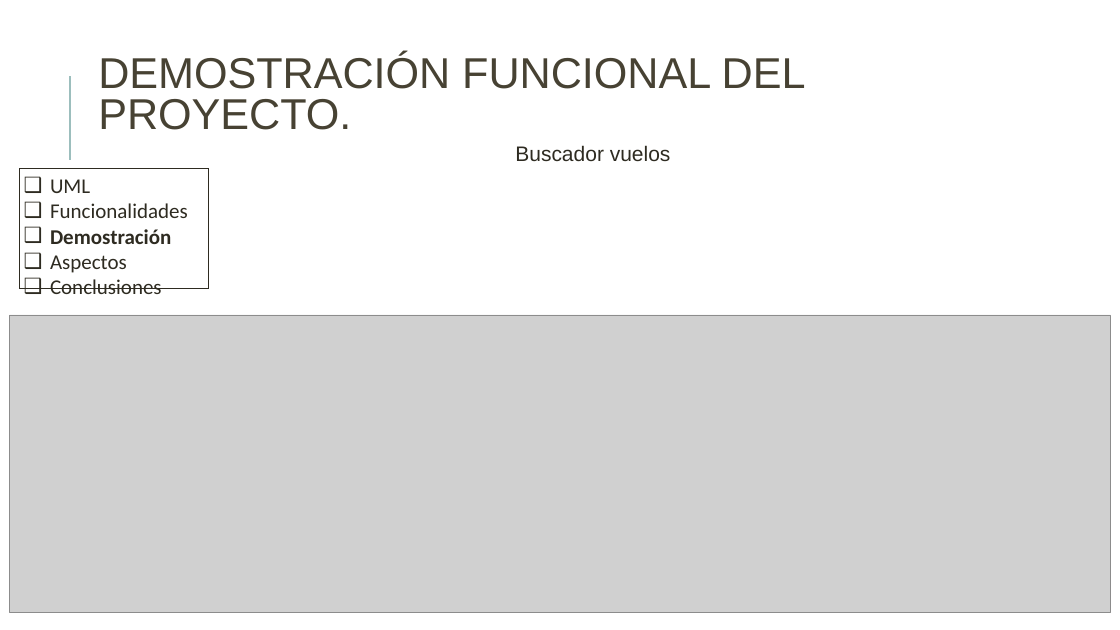
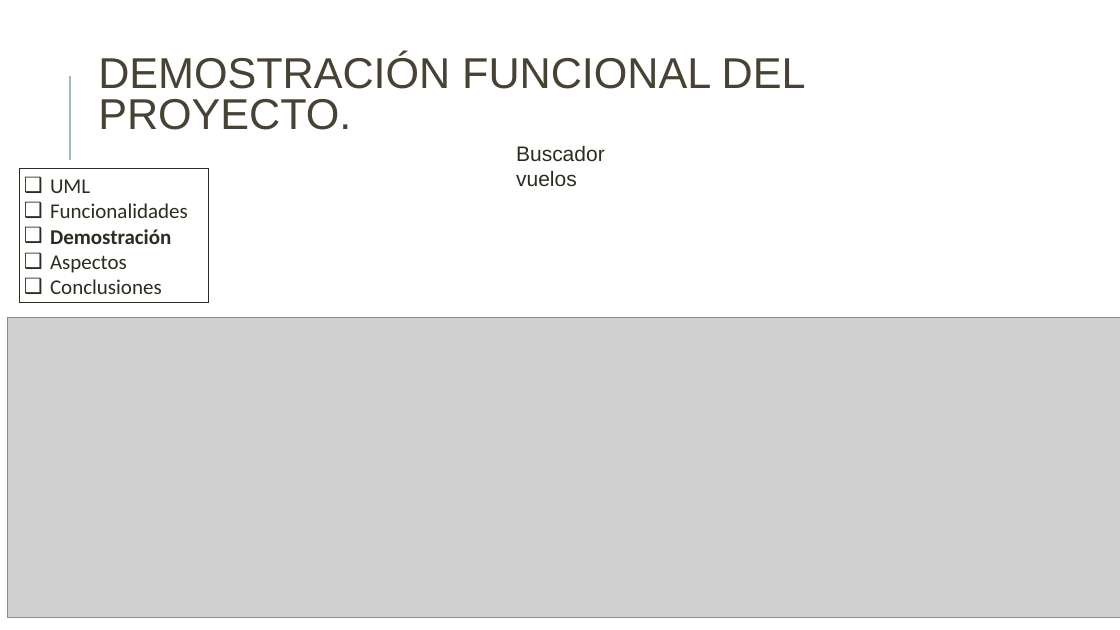
Before and after one commit to danielallhoff/M17-G4-AirDSS, a slide deck: slide 5 of AIRDSS.pptx. Drawn at 1120x630 pixels with LibreOffice and Linux fonts; fonts in the diff are those of the drawing; grey boxes stand for pictures. Boxes give left, top, right and bottom in pixels: in the first picture for what was removed or moved away, otherwise in the second. Text is boxed around its words. In the diff, an @@ line names an element or a change of style, - is before the commit and + after.

```diff
--- a/AIRDSS.pptx
+++ b/AIRDSS.pptx
@@ text "Buscador vuelos" rewrapped from (515,145,671,162) to (516,145,605,187) @@
@@ rectangle "UML": place and size @@
-rectangle "UML" at (19,169,208,289)
+rectangle "UML" at (19,169,208,303)
@@ picture: place and size @@
-picture at (9,315,1110,613)
+picture at (7,318,1120,618)
```
Also in this commit, not shown: 17 other slides changed.
